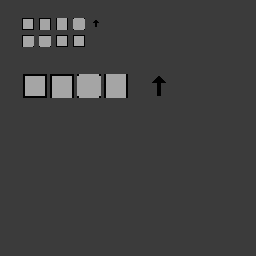
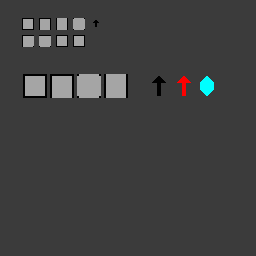
Layered file, before and after one edit (256 x 256). Changes by layer:
painted on "Слой 2" over (x1=177, y1=76, x2=214, y2=96)
